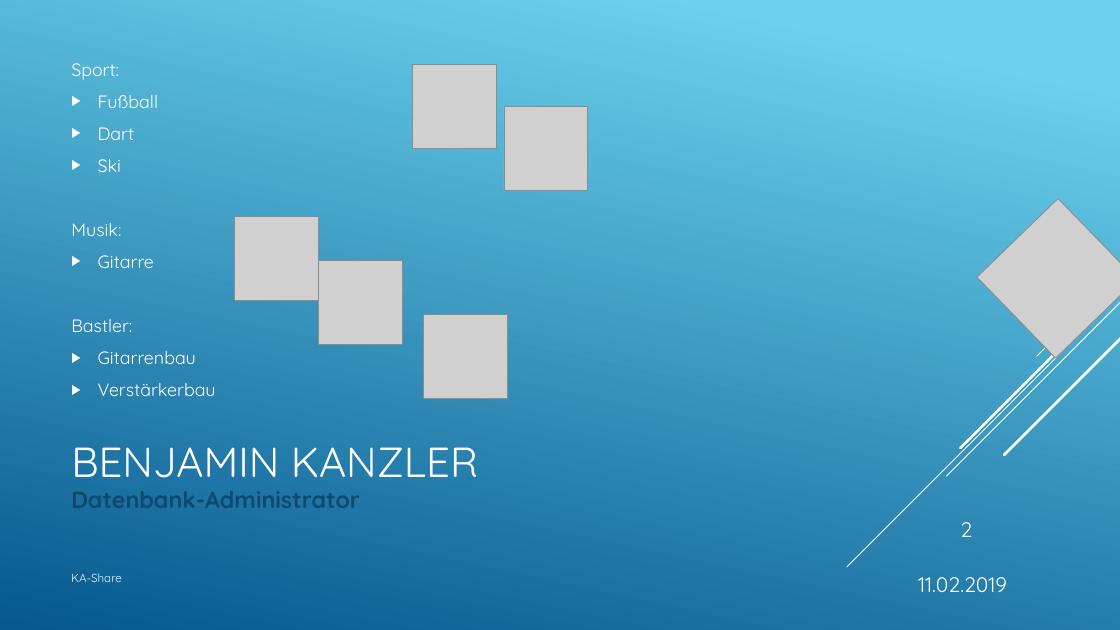
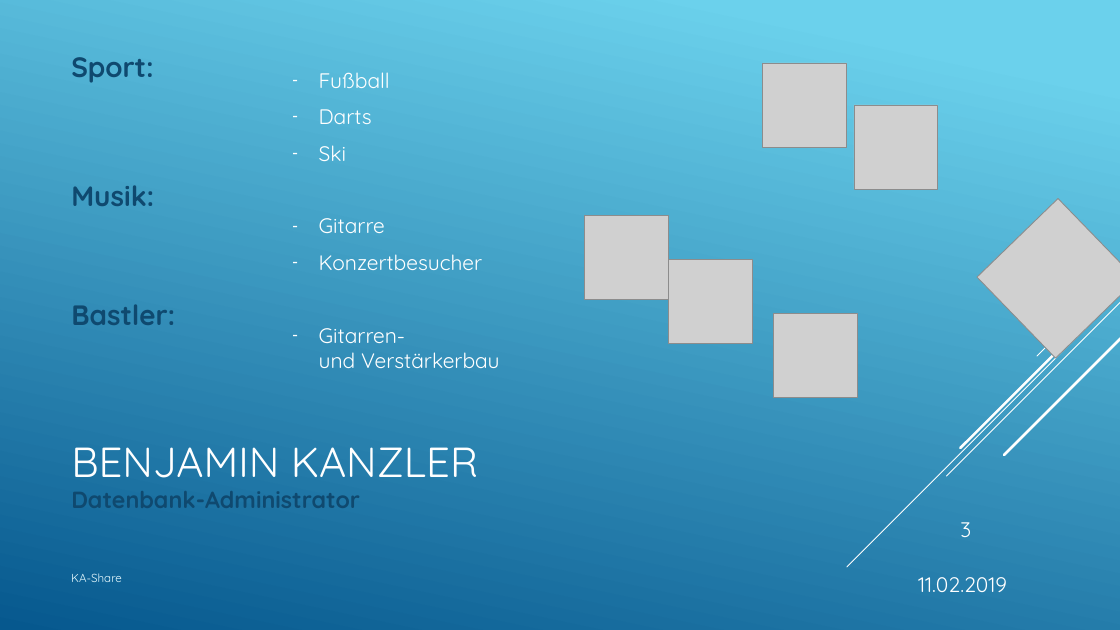
Before and after one commit to KanBen86/ProjektCarsharing, a slide deck: slide 3 of Präsentation/KA-Share.pptx (slide 2 before the commit). Drawn at 1120x630 pixels with LibreOffice and Linux fonts; fonts in the diff are those of the drawing; grey boxes stand for pictures. Boxes give left, top, right and bottom in pixels: in the first picture for what was removed or moved away, otherwise in the second. Text is boxed around its words. In the diff, an @@ line names an element or a change of style, - is before the commit and + after.

```diff
--- a/Präsentation/KA-Share.pptx
+++ b/Präsentation/KA-Share.pptx
@@ text "Sport:" at [71,57,175,325]: size 15.3 to 24 pt, text colour #FFFFFF to #0F496F, bold on; more space between paragraphs @@
@@ text added at [319,72,499,368], 18 pt, text #FFFFFF @@
+  – Fußball
+  – Darts
+  – Ski
+  – Gitarre
+  – Konzertbesucher
+  – Gitarren-
+    und Verstärkerbau
@@ text at [98,95,159,172]: paragraphs removed @@
-▶ Fußball
-▶ Dart
-▶ Ski
@@ text at [98,255,154,268]: paragraph removed @@
-▶ Gitarre
@@ 5 pictures: place and size @@
-5 pictures at [234,64,588,398]
+5 pictures at [585,63,939,397]
@@ text at [98,351,216,396]: paragraphs removed @@
-▶ Gitarrenbau
-▶ Verstärkerbau
@@ page number at [960,522,971,537]: text changed @@
-2
+3
```
Also in this commit, not shown: 5 other slides changed, 1 slide added.
